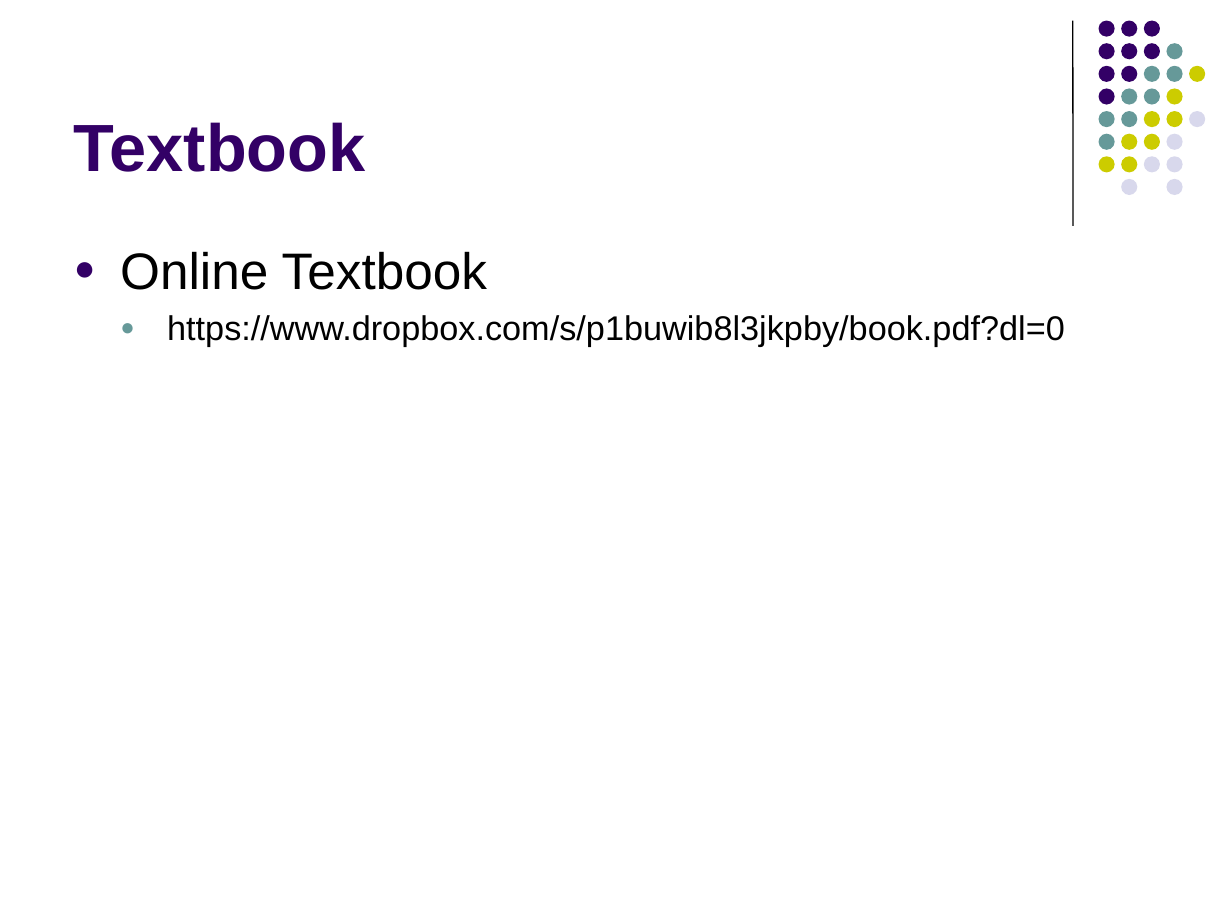
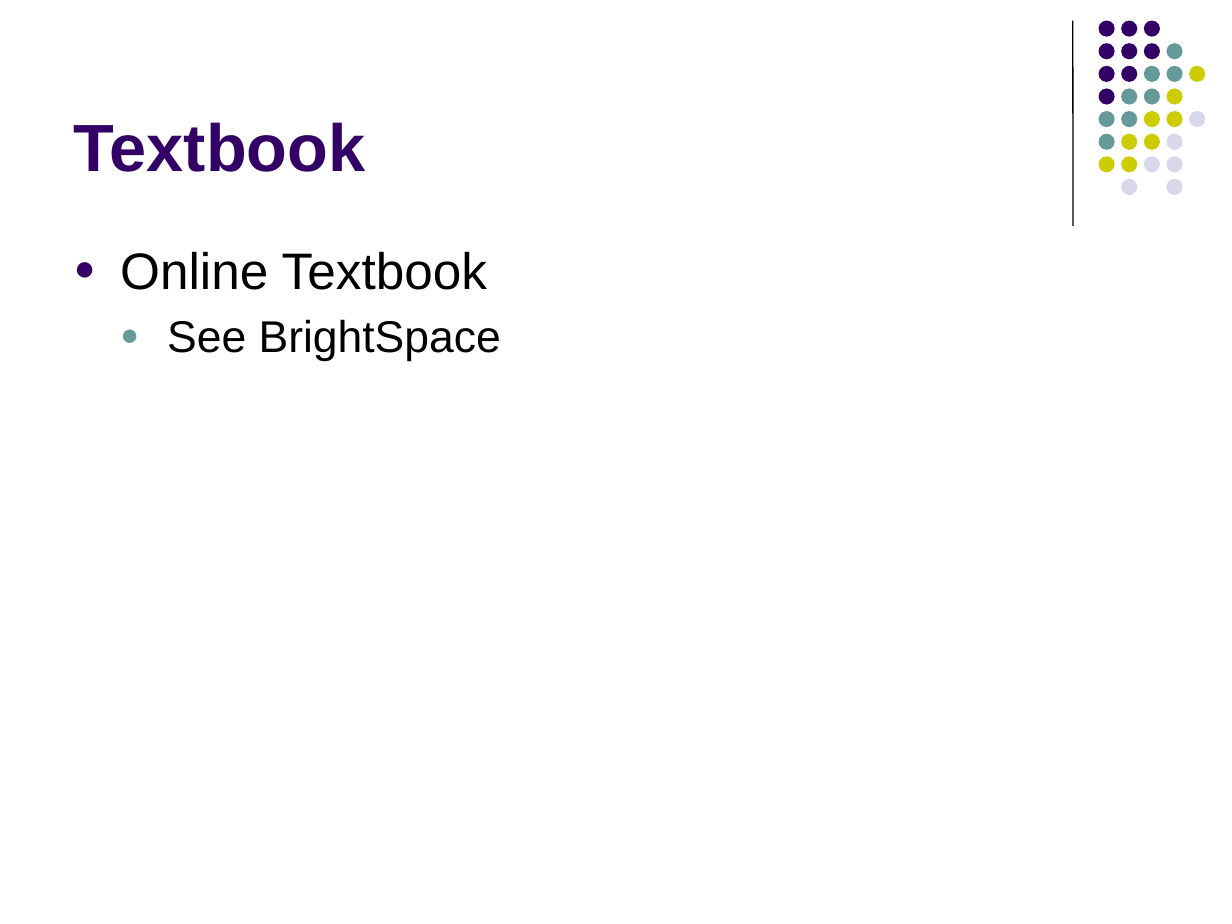
Before and after one commit to lutzhamel/CSC402, a slide deck: slide 3 of notes/csc402-ln001.pptx. Drawn at 1232x924 pixels with LibreOffice and Linux fonts; fonts in the diff are those of the drawing. Boxes give left, top, right and bottom in pixels: in the first picture for what was removed or moved away, otherwise in the second. Text is boxed around its words. In the diff, an @@ line names an element or a change of style, - is before the commit and + after.

```diff
--- a/notes/csc402-ln001.pptx
+++ b/notes/csc402-ln001.pptx
@@ text at <box>167,319,501,362</box>: text changed; size 20 to 26 pt @@
-  ● https://www.dropbox.com/s/p1buwib8l3jkpby/book.pdf?dl=0
+  ● See BrightSpace
```
Also in this commit, not shown: 1 other file.
